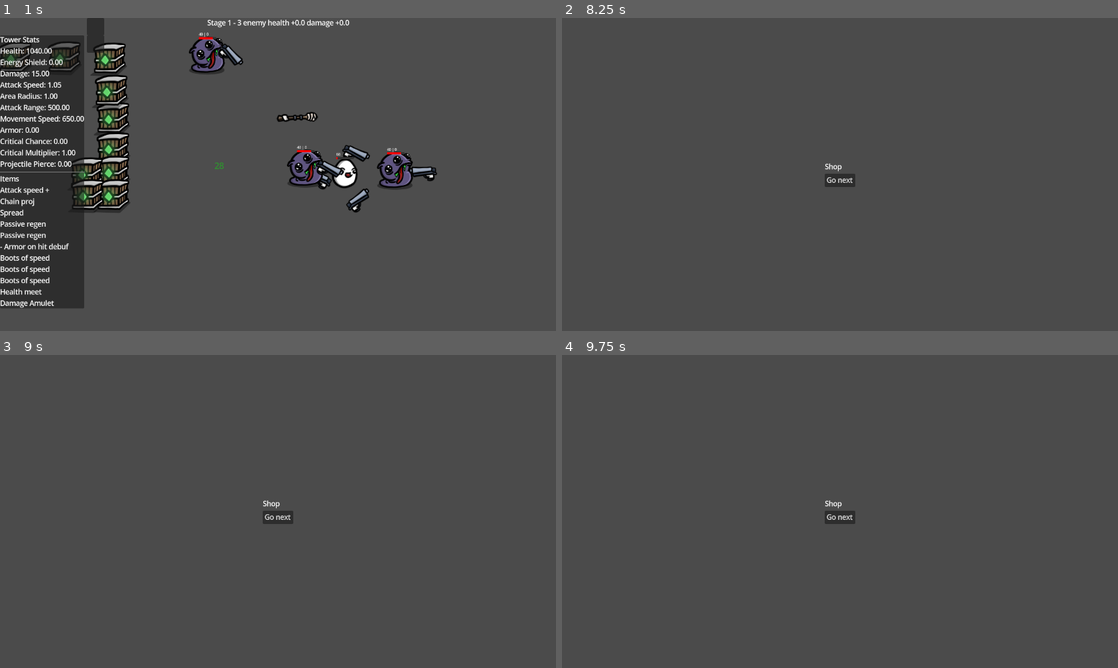
Above: before the commit, frames 1-4 (two rows, left to right).
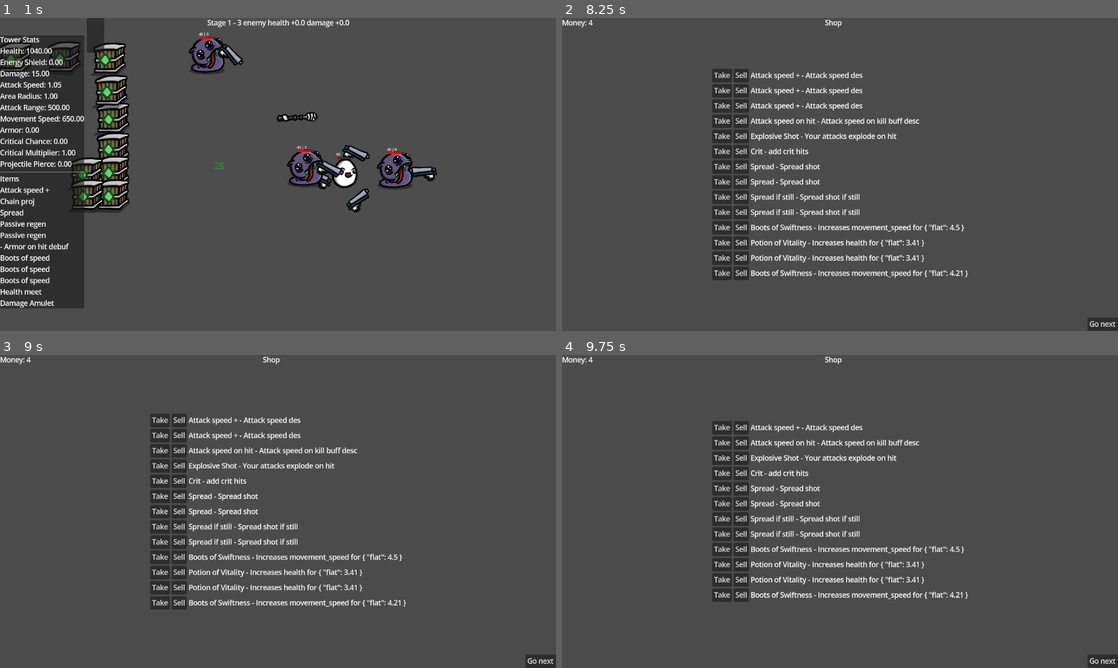
Above: after the commit, the same moments.

Repository: NathanAY/Broriskoftarainto
Game: Godot game, scene res://Scenes/Game.tscn
The game is run twice, just before and just after one commit, with the same random seed, the same clock (stepped at 60 frames per second) and the same inputs.
Inputs (mouse positions are in pixels of both pictures, inside the frame that each line leads up to):
- Up to frame 1 (1 s): tap Enter (ui_accept) at 0.5, 0.77 s; move the mouse to (400, 158) at 0.52 s; hold Right (ui_right) from 0.53 s (still down); click (400, 158) at 0.67 s
- Up to frame 2 (8.25 s): move the mouse to (728, 190) at 1.27 s; release Right (ui_right) at 1.28 s; hold Down (ui_down) 1.28-2.03 s; tap Enter (ui_accept) at 1.52, 3.02, 3.77, 4.52, 6.02, 6.77, 7.52 s; move the mouse to (895, 105) at 2.02 s; hold Right (ui_right) 2.03-2.78 s; move the mouse to (812, 237) at 2.77 s; hold Up (ui_up) 2.78-3.53 s; click (812, 237) at 2.92 s; move the mouse to (1006, 221) at 3.52 s; hold Left (ui_left) 3.53-5.03 s; move the mouse to (673, 127) at 4.27 s; move the mouse to (867, 174) at 5.02 s; hold Down (ui_down) 5.03-5.78 s; click (867, 174) at 5.17 s; move the mouse to (756, 96) at 5.77 s; hold Right (ui_right) 5.78-6.53 s; move the mouse to (962, 158) at 6.52 s; hold Up (ui_up) 6.53-7.28 s; move the mouse to (728, 190) at 7.27 s; hold Right (ui_right) 7.28-8.03 s; click (728, 190) at 7.42 s; move the mouse to (895, 105) at 8.02 s; hold Down (ui_down) from 8.03 s (still down)
- Up to frame 3 (9 s): release Down (ui_down) at 8.75 s; click (161, 411) at 8.75 s, where only the run after the commit has a clickable "Take"
- Up to frame 4 (9.75 s): click (723, 420) at 9.5 s, where only the run after the commit has a clickable "Take"

Frame 1 is identical in both runs. In frame 2, 7.1% of the frame differs, in the area x 0-100%, y 0-100%; in frame 3, 6.7%; in frame 4, 6.2%.

Commit message:
Add full shop implementation

Diff:
--- a/Scenes/Game.tscn
+++ b/Scenes/Game.tscn
@@ -1,10 +1,11 @@
-[gd_scene load_steps=19 format=3 uid="uid://d2n8kw8wey5oa"]
+[gd_scene load_steps=20 format=3 uid="uid://d2n8kw8wey5oa"]
 
 [ext_resource type="Script" uid="uid://bqb283ixtcp58" path="res://Scripts/MainScene.gd" id="1_x3xnh"]
 [ext_resource type="Script" uid="uid://db5d37kuor17y" path="res://Scripts/stage_spawner.gd" id="2_8r6kd"]
 [ext_resource type="PackedScene" uid="uid://itfoa856jd22" path="res://Systems/SpawnerModifier.tscn" id="3_alh3a"]
 [ext_resource type="Resource" uid="uid://s8a01h7xtfvy" path="res://Resources/items/AttackSpeedItem.tres" id="4_rajel"]
 [ext_resource type="Resource" uid="uid://mlfohgnnpkph" path="res://Resources/items/ExplosiveShot.tres" id="6_lbihj"]
+[ext_resource type="PackedScene" uid="uid://bmqxtyoaqbpks" path="res://Systems/Items/ItemFactory.tscn" id="7_8r6kd"]
 [ext_resource type="Resource" uid="uid://da17oo3ywqp6d" path="res://Resources/items/SpreadShot.tres" id="8_8e0uq"]
 [ext_resource type="PackedScene" uid="uid://dw17weh8b5wc3" path="res://Systems/Character.tscn" id="9_i0vto"]
 [ext_resource type="Script" uid="uid://jpi1pvx6vsir" path="res://Scripts/camera_2d.gd" id="10_3jf1l"]
@@ -26,7 +27,8 @@
 script = ExtResource("2_8r6kd")
 character = NodePath("../Character")
 
-[node name="SpawnerModifier" parent="Spawner" instance=ExtResource("3_alh3a")]
+[node name="SpawnerModifier" parent="Spawner" node_paths=PackedStringArray("itemFactory") instance=ExtResource("3_alh3a")]
+itemFactory = NodePath("../../ItemFactory")
 
 [node name="Enemies" type="Node" parent="Spawner"]
 
@@ -44,6 +46,8 @@
 [node name="Camera2D" type="Camera2D" parent="." node_paths=PackedStringArray("target")]
 script = ExtResource("10_3jf1l")
 target = NodePath("../Character")
+
+[node name="ItemFactory" parent="." instance=ExtResource("7_8r6kd")]
 
 [node name="Nodes" type="Node" parent="."]
 
@@ -108,7 +112,8 @@
 character = NodePath("../../../Character")
 spawner = NodePath("../../../Spawner")
 
-[node name="ShopMenu" parent="UI" instance=ExtResource("18_x3xnh")]
+[node name="ShopMenu" parent="UI" node_paths=PackedStringArray("item_factory") instance=ExtResource("18_x3xnh")]
+item_factory = NodePath("../../ItemFactory")
 
 [node name="PauseMenu" parent="UI" instance=ExtResource("18_jn8rg")]
 visible = false
--- a/Scenes/menu/ShopMenu.tscn
+++ b/Scenes/menu/ShopMenu.tscn
@@ -25,6 +25,50 @@
 grow_vertical = 2
 color = Color(0.29219, 0.29219, 0.29219, 1)
 
+[node name="Money" type="Label" parent="Control"]
+layout_mode = 1
+offset_right = 70.0
+offset_bottom = 22.3333
+text = "Money: "
+
+[node name="Label" type="Label" parent="Control"]
+layout_mode = 1
+anchors_preset = 5
+anchor_left = 0.5
+anchor_right = 0.5
+offset_left = -35.0
+offset_right = 35.0
+offset_bottom = 22.3333
+grow_horizontal = 2
+text = "Shop"
+
+[node name="NextStageButton" type="Button" parent="Control"]
+layout_mode = 1
+anchors_preset = 3
+anchor_left = 1.0
+anchor_top = 1.0
+anchor_right = 1.0
+anchor_bottom = 1.0
+offset_left = -70.0
+offset_top = -31.0
+grow_horizontal = 0
+grow_vertical = 0
+text = "Go next"
+
+[node name="RerollButton" type="Button" parent="Control"]
+layout_mode = 1
+anchors_preset = 7
+anchor_left = 0.5
+anchor_top = 1.0
+anchor_right = 0.5
+anchor_bottom = 1.0
+offset_left = -35.0
+offset_top = -31.0
+offset_right = 35.0
+grow_horizontal = 2
+grow_vertical = 0
+text = "Reroll"
+
 [node name="VBoxContainer" type="VBoxContainer" parent="Control"]
 layout_mode = 1
 anchors_preset = 8
@@ -40,10 +84,5 @@
 grow_vertical = 2
 alignment = 1
 
-[node name="Label" type="Label" parent="Control/VBoxContainer"]
+[node name="ItemsList" type="VBoxContainer" parent="Control/VBoxContainer"]
 layout_mode = 2
-text = "Shop"
-
-[node name="NextStageButton" type="Button" parent="Control/VBoxContainer"]
-layout_mode = 2
-text = "Go next"
--- a/Scenes/menu/shop_menu.gd
+++ b/Scenes/menu/shop_menu.gd
@@ -1,17 +1,31 @@
 extends CanvasLayer
 class_name ShopMenu
 
-@onready var next_stage_button: Button = $Control/VBoxContainer/NextStageButton
+@onready var next_stage_button: Button = $Control/NextStageButton
+@onready var reroll_button: Button = $Control/RerollButton
+@onready var money_label: Label = $Control/Money
+@onready var items_container: VBoxContainer = $Control/VBoxContainer/ItemsList
 
 signal next_stage_pressed
+
+var staged_items: Array = []
+var locked_items: Array = []   # items that persist between shops
+var character: Character = null
+@export var item_factory: ItemFactory = null
+var phase: int = 1  # 1 = collected pickups, 2 = generated shop items
 
 func _ready():
     visible = false
+    reroll_button.visible = false
     next_stage_button.pressed.connect(_on_next_stage_pressed)
+    reroll_button.pressed.connect(_on_reroll_pressed)
 
 func show_menu():
     get_tree().paused = true
     visible = true
+    reroll_button.visible = false
+    phase = 1
+    _update_money_label()
 
 func hide_menu():
     get_tree().paused = false
@@ -19,4 +33,171 @@
 
 func _on_next_stage_pressed():
     hide_menu()
+    staged_items.clear()
     emit_signal("next_stage_pressed")
+
+func load_items(items: Array):
+    staged_items = items
+    for child in items_container.get_children():
+        child.queue_free()
+    for item in items:
+        _add_item_entry(item)
+    _update_money_label()
+
+# ------------------- PHASE 1 (collected pickups) -------------------
+func _add_item_entry(item: Item):
+    var hbox = HBoxContainer.new()
+
+    # Take button
+    var btn_take = Button.new()
+    btn_take.text = "Take"
+    btn_take.pressed.connect(func():
+        var holder: ItemHolder = character.get_node_or_null("ItemHolder")
+        if holder:
+            holder.add_item(item)
+        hbox.queue_free()
+        _check_phase_progression()
+    )
+    hbox.add_child(btn_take)
+
+    # Sell button
+    var btn_sell = Button.new()
+    btn_sell.text = "Sell"
+    btn_sell.pressed.connect(func():
+        character.stats.set_base_stat("money", character.stats.stats.get("money", 0) + 1)
+        hbox.queue_free()
+        _update_money_label()
+        _check_phase_progression()
+    )
+    hbox.add_child(btn_sell)
+
+    # Label
+    var label = Label.new()
+    label.text = "%s - %s" % [item.name, item.description]
+    hbox.add_child(label)
+
+    items_container.add_child(hbox)
+
+# ------------------- PHASE 2 (shop) -------------------
+func _add_shop_item_entry(item: Item):
+    var hbox = HBoxContainer.new()
+    var entry_id = _generate_entry_id()
+    hbox.set_meta("item", item)
+    hbox.set_meta("id", entry_id)
+
+    # Buy button
+    var btn_buy = Button.new()
+    btn_buy.text = "Buy"
+    btn_buy.pressed.connect(func():
+        var money = character.stats.stats.get("money", 0)
+        if money >= 1:
+            character.stats.set_base_stat("money", money - 1)
+            var holder: ItemHolder = character.get_node_or_null("ItemHolder")
+            if holder:
+                holder.add_item(item)
+            hbox.queue_free()
+            # remove this exact entry from locked list if it was there
+            locked_items = locked_items.filter(func(li): return li.id != entry_id)
+            _update_money_label()
+    )
+    hbox.add_child(btn_buy)
+
+    # Lock/Unlock button
+    var btn_lock = Button.new()
+    var is_locked = locked_items.any(func(li): return li.id == entry_id)
+    btn_lock.text = "Unlock" if is_locked else "Lock"
+    btn_lock.pressed.connect(func():
+        if locked_items.any(func(li): return li.id == entry_id):
+            locked_items = locked_items.filter(func(li): return li.id != entry_id)
+            btn_lock.text = "Lock"
+        else:
+            locked_items.append({"id": entry_id, "item": item})
+            btn_lock.text = "Unlock"
+    )
+    hbox.add_child(btn_lock)
+
+    # Label
+    var label = Label.new()
+    label.text = "%s - %s" % [item.name, item.description]
+    hbox.add_child(label)
+
+    items_container.add_child(hbox)
+
+
+# ------------------- Shared -------------------
+func _update_money_label():
+    if character and character.has_node("Stats"):
+        var stats = character.get_node("Stats")
+        var money = stats.stats.get("money", 0)
+        money_label.text = "Money: %d" % money
+    else:
+        money_label.text = "Money: 0"
+
+func _check_phase_progression():
+    # use active count (exclude queued-for-deletion nodes)
+    if _active_item_count() == 0 and phase == 1:
+        _start_shop_phase()
+
+# helper: count active (not queued) children
+func _active_item_count() -> int:
+    var cnt := 0
+    for child in items_container.get_children():
+        if not child.is_queued_for_deletion():
+            cnt += 1
+    return cnt
+
+func _start_shop_phase():
+    phase = 2
+    reroll_button.visible = true
+    # clear visuals (deferred)
+    for child in items_container.get_children():
+        child.queue_free()
+
+    if not item_factory:
+        push_warning("ShopMenu: No item_factory assigned!")
+        return
+
+    # show locked items first (cap to 4 to avoid overflow)
+    var locked_to_show = min(locked_items.size(), 4)
+    for i in range(locked_to_show):
+        _add_shop_item_entry(locked_items[i].get("item"))
+
+    # fill up to 4 active items
+    while _active_item_count() < 4:
+        var new_item: Item = item_factory.get_item_from_pool_or_generate()
+        if not new_item:
+            break
+        _add_shop_item_entry(new_item)
+
+# ensure shop stays at 4 items after buys/locks
+func _refill_shop_items():
+    while _active_item_count() < 4:
+        var new_item: Item = item_factory.get_item_from_pool_or_generate()
+        if not new_item:
+            break
+        _add_shop_item_entry(new_item)
+
+# ----- REROLL -----
+var _shop_entry_id_counter: int = 0
+
+func _generate_entry_id() -> String:
+    _shop_entry_id_counter += 1
+    return str(Time.get_unix_time_from_system()) + "_" + str(_shop_entry_id_counter)
+
+func _on_reroll_pressed():
+    if phase != 2:
+        return
+    var money = character.stats.stats.get("money", 0)
+    if money < 1:
+        return
+    character.stats.set_base_stat("money", money - 1)
+
+    # remove all non-locked items by comparing IDs
+    for child in items_container.get_children():
+        var entry_id: String = child.get_meta("id")
+        var is_locked = locked_items.any(func(li): return li.id == entry_id)
+        if not is_locked:
+            child.queue_free()
+
+    _refill_shop_items()
+    _update_money_label()
--- a/Scripts/spawner_modifier.gd
+++ b/Scripts/spawner_modifier.gd
@@ -5,9 +5,7 @@
 @export var pickup_scene: PackedScene = preload("res://Systems/Items/ItemPickup.tscn")
 @export var altar_scene: PackedScene = preload("res://Systems/altars/ItemSacrificeAltar.tscn")
 @export var death_mark_scene: PackedScene = preload("res://Systems/damage/DeathMarkX.tscn")
-
-@export var possible_items: Array[Resource] = []
-@onready var itemFactory: ItemFactory = $ItemFactory
+@export var itemFactory: ItemFactory = null
 
 var randomGenerator = RandomNumberGenerator.new()
 var character: Character = null
--- a/Scripts/stage_spawner.gd
+++ b/Scripts/stage_spawner.gd
@@ -91,30 +91,37 @@
         multiplier = 1.0 + float(target_enemy_count - current_enemies)
     elif current_enemies > target_enemy_count:
         multiplier = max(0.1, float(target_enemy_count) / current_enemies)
-
     spawn_timer.wait_time = spawn_interval / multiplier
     spawn_timer.start()
 
 func _end_stage():
     stage_active = false
-    # Show stage end menu
     var menu: ShopMenu = get_tree().current_scene.get_node_or_null("UI/ShopMenu")
     if menu:
+        menu.character = character
         menu.show_menu()
         menu.next_stage_pressed.connect(_on_next_stage_confirmed, CONNECT_ONE_SHOT)
         _clean_game_area()
 
 func _clean_game_area():
-    # cleanup stage-specific nodes (death marks, etc.)
+    # cleanup stage-specific nodes (death marks, altars etc.)
     var death_marks_parent = get_tree().current_scene.get_node_or_null("Nodes/death_marks")
     for child in death_marks_parent.get_children():
-        child.queue_free()
-    var pickups = get_tree().current_scene.get_node_or_null("Nodes/pickups")
-    for child in pickups.get_children():
         child.queue_free()
     var altars = get_tree().current_scene.get_node_or_null("Nodes/altars")
     for child in altars.get_children():
         child.queue_free()
+    # collect pickups
+    var pickups = get_tree().current_scene.get_node_or_null("Nodes/pickups")
+    if pickups:
+        var items: Array = []
+        for child in pickups.get_children():
+            items.append(child.item)
+            child.queue_free()
+
+        var menu: ShopMenu = get_tree().current_scene.get_node_or_null("UI/ShopMenu")
+        if menu:
+            menu.load_items(items)
 
 func _on_next_stage_confirmed():
     current_stage += 1
--- a/Systems/SpawnerModifier.tscn
+++ b/Systems/SpawnerModifier.tscn
@@ -1,15 +1,6 @@
-[gd_scene load_steps=8 format=3 uid="uid://itfoa856jd22"]
+[gd_scene load_steps=2 format=3 uid="uid://itfoa856jd22"]
 
 [ext_resource type="Script" uid="uid://ciyukmalwlif7" path="res://Scripts/spawner_modifier.gd" id="1_0y54c"]
-[ext_resource type="Resource" uid="uid://s8a01h7xtfvy" path="res://Resources/items/AttackSpeedItem.tres" id="2_3cse0"]
-[ext_resource type="Resource" uid="uid://ccmp8wc205pp3" path="res://Resources/items/ChainProjectile.tres" id="3_iuoh2"]
-[ext_resource type="Resource" uid="uid://mlfohgnnpkph" path="res://Resources/items/ExplosiveShot.tres" id="4_yoosm"]
-[ext_resource type="Resource" uid="uid://c2yumr1hjjhqh" path="res://Resources/items/PlusDamageItem.tres" id="5_64tx6"]
-[ext_resource type="Resource" uid="uid://da17oo3ywqp6d" path="res://Resources/items/SpreadShot.tres" id="6_afbbl"]
-[ext_resource type="PackedScene" uid="uid://bmqxtyoaqbpks" path="res://Systems/Items/ItemFactory.tscn" id="7_3cse0"]
 
 [node name="SpawnerModifier" type="Node"]
 script = ExtResource("1_0y54c")
-possible_items = Array[Resource]([ExtResource("2_3cse0"), ExtResource("3_iuoh2"), ExtResource("4_yoosm"), ExtResource("5_64tx6"), ExtResource("6_afbbl")])
-
-[node name="ItemFactory" parent="." instance=ExtResource("7_3cse0")]
